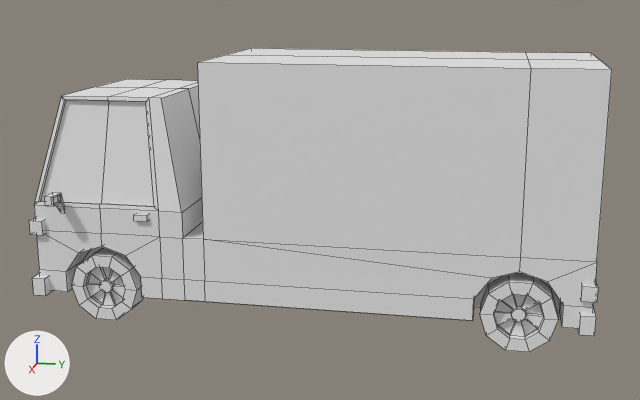
The FBX model Assets/Models/car/car_2.fbx: old version first, new version second.
Rendered twice from a 50 mm camera at (9.63, 2.91, 3.65) aimed at (0.04, 0.99, 1.25). The axes (+X, +Y, +Z) are drawn at lower left. The lights are the same throughout. Mesh edges are drawn as thin lines.

The first picture shows 'car_2'.
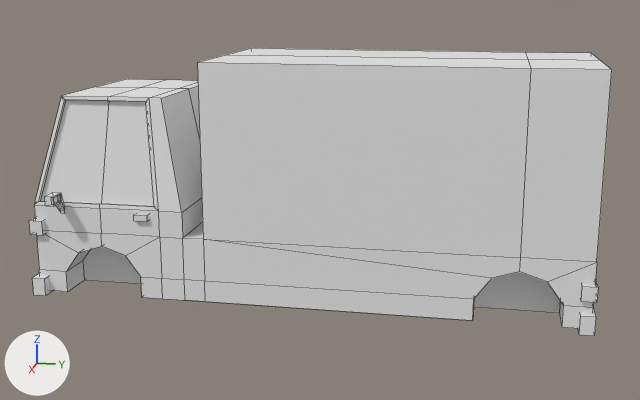
Pixel boxes [x1, y1, x2, y2] of what changed, in the pictures (640 x 400 px):
'car_2', reshaped: before [29, 48, 612, 352]; after [29, 48, 612, 336]
part 1 of me_car_2, deleted: before [72, 248, 143, 320]
part 2 of me_car_2, deleted: before [480, 273, 559, 352]

The edits, one by one:
me_car_2 has 671 vertices, 602 faces and spans x -1.26..1.26, y -2.04..3.96, z 0.01..2.86.
me_car_2 is used by ob_car_2; location (0.0, 0.0, 0.0).
me_car_2 part 1: the loose piece of 80 vertices spanning x 0.7..1.0, y -1.62..-0.85, z 0.01..0.74 is deleted.
me_car_2 part 2: the loose piece of 80 vertices spanning x 0.7..1.0, y 2.84..3.61, z 0.01..0.74 is deleted.
